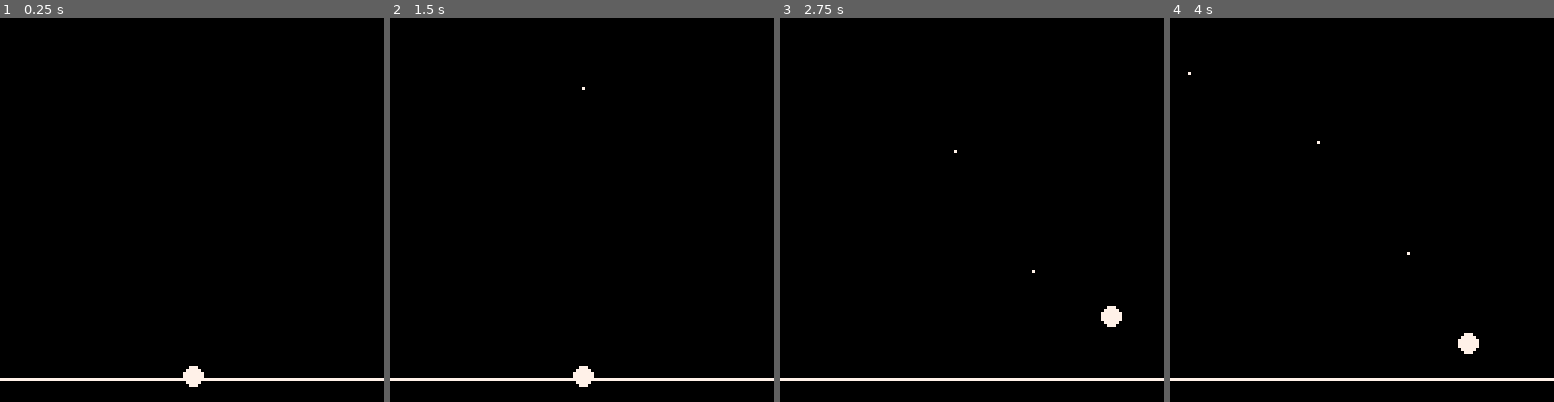
Above: before the commit, frames 1-4 (left to right).
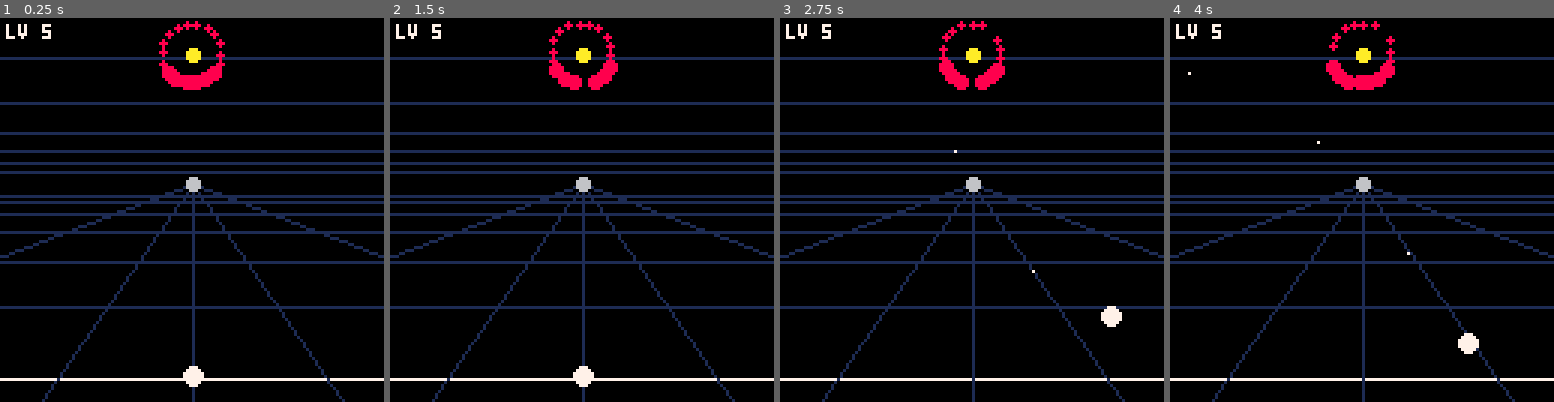
Above: after the commit, the same moments.

Repository: robotpony/game-jams
Game: PICO-8 cartridge 4/4.p8
The game is run twice, just before and just after one commit, with the same random seed, the same clock (stepped at 60 frames per second) and the same inputs.
Inputs:
- Up to frame 1 (0.25 s): no input
- Up to frame 2 (1.5 s): tap O (Z key) at 0.7 s
- Up to frame 3 (2.75 s): hold Right 1.6-2.1 s; tap O (Z key) at 1.7, 2.1, 2.5 s; hold Right from 2.47 s (still down)
- Up to frame 4 (4 s): tap O (Z key) at 2.9, 3.3, 3.7 s; release Right at 3.03 s; hold Left 3.08-3.58 s

The runs differ from the first frame. In frame 1, 12% of the frame differs, in the area x 0-100%, y 0-100%; in frame 2, 13%; in frame 3, 12%; in frame 4, 13%.

Commit message:
First pass of movement.

Diff:
--- a/4/4.p8
+++ b/4/4.p8
@@ -1,7 +1,7 @@
 pico-8 cartridge // http://www.pico-8.com
 version 42
 __lua__
--- 4: gyri -- phase 1: ship arc movement & radial shooting
+-- 4: gyri -- phase 3: enemy attack behaviour
 
 CX,CY=64,55
 SR=64
@@ -9,6 +9,21 @@
 ST=0.00556
 FCD=4
 SSPD=4
+ER={53,43,33}
+EB={0.13889,0.11111,0.08333}
+EN={7,6,5}
+ESPD=0.0007
+RGR=1
+D1X,D1Y=64,12
+D1R=10
+CSPD=0.01
+ND1=360
+ND2=360
+GD0=4
+GGR=1.6
+GN=6
+DVSPD=3
+ESSPD=3
 
 -- lib/math.lua
 -- pico-8's sin() is inverted (sin(x)==-sin(2*pi*x)) for its y-down screen
@@ -23,18 +38,32 @@
   sang=0
   ft=0
   shots={}
+  eshots={}
+  en={}
+  ET=0
+  lv=5
+  wv=1
+  local idx=0
+  local tot=EN[1]+EN[2]+EN[3]
+  for t=1,3 do
+    for i=1,EN[t] do
+      local ea=-EB[t]+2*EB[t]*(i-1)/(EN[t]-1)
+      add(en,{tr=t,ea=ea,dir=1,r=0,ca=idx/tot,x=D1X,y=D1Y,dv=0,mc=0,fc=rnd(90)})
+      idx+=1
+    end
+  end
 end
 
 function _update()
   if btn(0) then sang=max(-SC,sang-ST) end
   if btn(1) then sang=min(SC,sang+ST) end
+  local shx,shy=arc_xy(CX,CY,SR,sang)
 
   if ft>0 then ft-=1 end
   if btn(4) and ft<=0 then
     ft=FCD
-    local sx,sy=arc_xy(CX,CY,SR,sang)
     local dx,dy=arc_xy(0,0,-1,sang)
-    add(shots,{x=sx,y=sy,vx=dx*SSPD,vy=dy*SSPD})
+    add(shots,{x=shx,y=shy,vx=dx*SSPD,vy=dy*SSPD})
   end
 
   for i=#shots,1,-1 do
@@ -45,14 +74,121 @@
       del(shots,s)
     end
   end
+
+  ET+=1
+  local wfc=max(20,90-5*(wv-1))
+  local dch=min(0.5,0.05+0.015*(wv-1))
+  for e in all(en) do
+    if e.dv==1 then
+      e.x+=e.dvx
+      e.y+=e.dvy
+      if abs(e.x-shx)<3 and abs(e.y-shy)<3 then
+        lv=max(0,lv-1)
+        e.dv=0
+        e.ea=e.dvsg*EB[e.tr]
+        e.dir=-e.dvsg
+        e.r=ER[e.tr]
+      elseif e.x<0 or e.x>127 or e.y<0 or e.y>127 then
+        e.dv=0
+        e.mc=min(7,e.mc+1)
+        e.ea=e.dvsg*EB[e.tr]
+        e.dir=-e.dvsg
+        e.r=ER[e.tr]
+      end
+    else
+      e.ea+=ESPD*e.dir
+      local b=EB[e.tr]
+      if e.ea>b then
+        e.ea=b
+        e.dir=-1
+      elseif e.ea<-b then
+        e.ea=-b
+        e.dir=1
+      end
+      e.ca+=CSPD
+      if ET<ND1 then
+        e.x,e.y=arc_xy(D1X,D1Y,D1R,e.ca)
+      elseif ET<ND1+ND2 then
+        local p=(ET-ND1)/ND2
+        local cx1,cy1=arc_xy(D1X,D1Y,D1R,e.ca)
+        e.x=cx1+(CX-cx1)*p
+        e.y=cy1+(CY-cy1)*p
+      else
+        if e.r<ER[e.tr] then e.r=min(ER[e.tr],e.r+RGR) end
+        e.x,e.y=arc_xy(CX,CY,e.r,e.ea)
+        if e.r>=ER[e.tr] then
+          if e.fc>0 then e.fc-=1 end
+          if e.fc<=0 and #en+#eshots<32 then
+            e.fc=max(20,wfc-10*e.mc)
+            local dx,dy=arc_xy(0,0,1,e.ea)
+            add(eshots,{x=e.x,y=e.y,vx=dx*ESSPD,vy=dy*ESSPD})
+          end
+          if rnd(1)<dch/30 then
+            e.dv=1
+            e.dvsg=e.ea<0 and -1 or 1
+            local ddx,ddy=shx-e.x,shy-e.y
+            local dl=max(1,sqrt(ddx*ddx+ddy*ddy))
+            local sp=DVSPD*(1+0.08*(wv-1))*min(2,1+0.15*e.mc)
+            e.dvx=ddx/dl*sp
+            e.dvy=ddy/dl*sp
+          end
+        end
+      end
+    end
+  end
+
+  for i=#eshots,1,-1 do
+    local s=eshots[i]
+    s.x+=s.vx
+    s.y+=s.vy
+    if abs(s.x-shx)<3 and abs(s.y-shy)<3 then
+      lv=max(0,lv-1)
+      del(eshots,s)
+    elseif s.x<0 or s.x>127 or s.y<0 or s.y>127 then
+      del(eshots,s)
+    end
+  end
+
+  for i=#shots,1,-1 do
+    local s=shots[i]
+    for j=#en,1,-1 do
+      local e=en[j]
+      if abs(s.x-e.x)<3 and abs(s.y-e.y)<3 then
+        del(shots,s)
+        del(en,e)
+        break
+      end
+    end
+  end
 end
 
 function _draw()
   cls(0)
+  local d=GD0
+  for i=1,GN do
+    line(0,CY-d,127,CY-d,1)
+    line(0,CY+d,127,CY+d,1)
+    d*=GGR
+  end
   line(0,120,127,120,7)
+  for i=-2,2 do
+    local ex,ey=arc_xy(CX,CY,200,SC*i/2)
+    line(CX,CY,ex,ey,1)
+  end
+  circfill(CX,CY,2,6)
+  circfill(D1X,D1Y,2,10)
+  for e in all(en) do
+    local dx,dy=e.x-CX,e.y-CY
+    local sz=mid(1,(60-sqrt(dx*dx+dy*dy))/10,3)
+    circfill(e.x,e.y,sz,8)
+  end
   local sx,sy=arc_xy(CX,CY,SR,sang)
   circfill(sx,sy,3,7)
   for s in all(shots) do
     pset(s.x,s.y,7)
   end
+  for s in all(eshots) do
+    pset(s.x,s.y,14)
+  end
+  print("lv "..lv,2,2,7)
 end
Not shown, changed: 4/CLAUDE.md
Not shown, changed: 4/DESIGN.md
Not shown, changed: 4/PLAN.md
